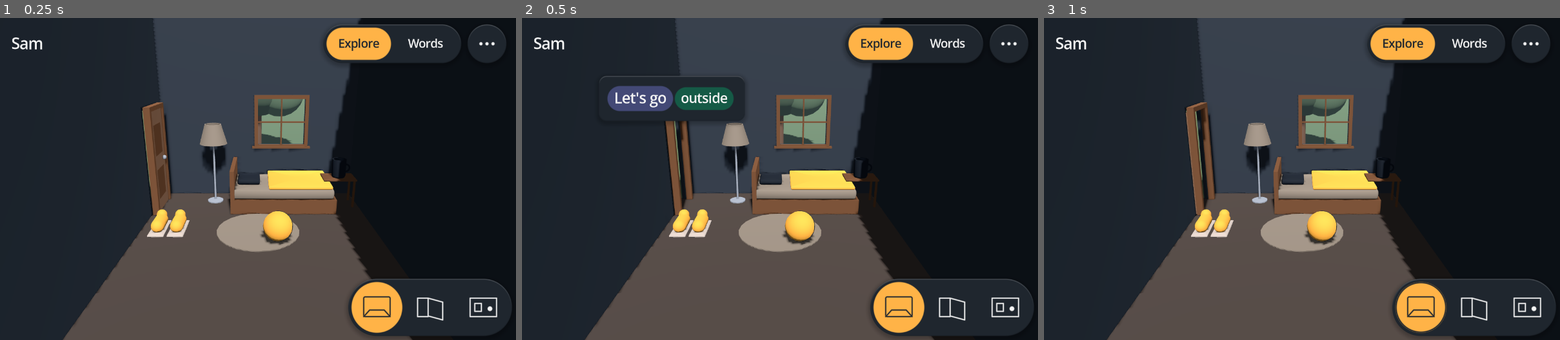
Above: before the commit, frames 1-3 (left to right).
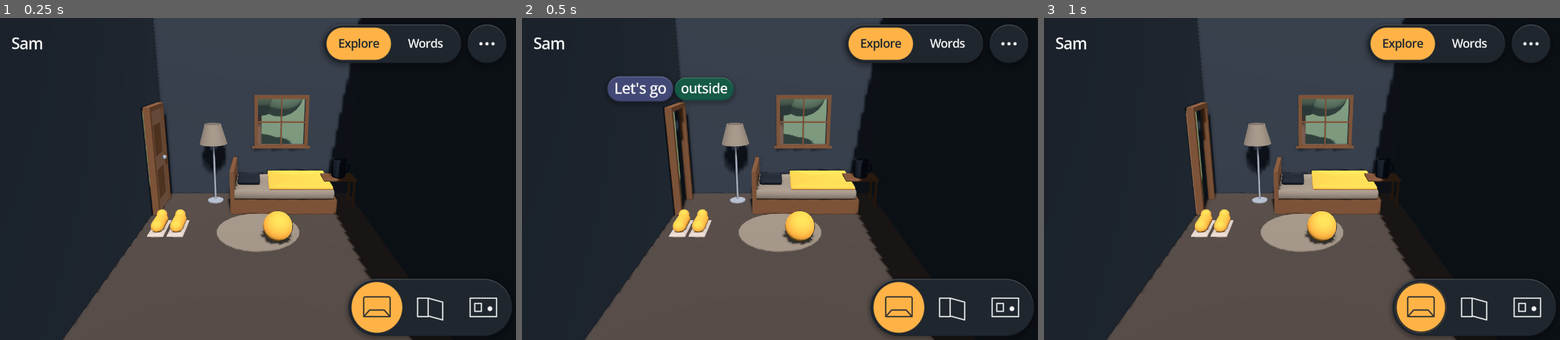
Above: after the commit, the same moments.

Repository: crashtestbrandt/alex
Game: Godot game, scene res://tools/instr/screenshot_probe.tscn
Two runs of this game, one before a commit and one after it. Both use one fixed random seed, a clock stepped at 60 frames per second and the inputs below. This scene is started directly instead of the project's main scene.
Inputs (mouse positions are in pixels of both pictures, inside the frame that each line leads up to):
- Up to frame 1 (0.25 s): no input
- Up to frame 2 (0.5 s): no input
- Up to frame 3 (1 s): click (1420, 307) at 0.52 s

Frame 1 is identical in both runs. In frame 2, 2.7% of the frame differs, in the area x 15-44%, y 18-33%; in frame 3, nothing differs.

Commit message:
feat(ui) float the room caption as bare chunk pills with the style's relief
- The caption over an object is a `ChunkRow` alone. The `SdfPanel` card behind it is gone.
- `ChunkRow.floating` gives the pills the preset's relief, the lit rim and the shadow, so they stand off the
  room. A tile's pills stay flat.
- The caption is placed again once wrapped pills settle their height.
- The room probe checks that the caption is bare pills with relief and that tile pills are flat.
- `docs/img/room.png` is re-rendered.

Co-Authored-By: Claude Opus 5.5 <noreply@anthropic.com>

Diff:
--- a/scripts/child/room_view.gd
+++ b/scripts/child/room_view.gd
@@ -17,6 +17,7 @@
 const VIEW_TWEEN_SECONDS: float = 0.7
 const WIDGET_MARGIN: float = 10.0
 const CAPTION_FONT_BASE: int = 28
+const CAPTION_MAX_PX: float = 504.0
 
 ## How long a moved view stays before it returns to the front. A probe shortens it.
 var idle_seconds: float = RecordOverlay.IDLE_SECONDS
@@ -229,51 +230,52 @@
 	_extent = _extent_for(_azimuth, _elevation)
 	_apply_camera()
 
-## Float `g`'s chunks above spot `s` for about `seconds`, each chunk marked in turn ([ChunkRow]).
+## Float `g`'s chunks above spot `s` for about `seconds`, each chunk marked in turn ([ChunkRow]). The pills
+## float on their own, with the style's relief and no card behind them.
 func show_chunks(s: Spot, g: Gestalt, seconds: float) -> void:
 	var b: SpotBody = _bodies.get(s.id, null)
 	if b == null:
 		return
 	_clear_captions()
-	var panel: SdfPanel = SdfPanel.new()
-	panel.mouse_filter = Control.MOUSE_FILTER_IGNORE
 	var row: ChunkRow = ChunkRow.new()
-	row.name = "Chunks"
+	row.name = "Caption"
+	row.floating = true
 	row.set_chunks(g.chunks, CAPTION_FONT_BASE)
-	panel.add_child(row)
-	_captions.add_child(panel)
-	var width: float = minf(560.0, safe_rect().size.x - 48.0)
-	row.fit_width(width - SdfPanel.CONTENT_MARGIN_PX * 2.0)
-	panel.custom_minimum_size.x = minf(width, row.natural_width() + SdfPanel.CONTENT_MARGIN_PX * 2.0)
-	panel.size.x = panel.custom_minimum_size.x
-	_place_caption.call_deferred(panel, b.top_point())
+	_captions.add_child(row)
+	var width: float = minf(CAPTION_MAX_PX, safe_rect().size.x - 48.0)
+	row.fit_width(width)
+	row.custom_minimum_size.x = minf(width, row.natural_width())
+	row.size.x = row.custom_minimum_size.x
+	# Wrapped pills settle their height a frame after the first sort; the caption is placed again when they do.
+	row.minimum_size_changed.connect(_place_caption.bind(row, b.top_point()), CONNECT_DEFERRED)
+	_place_caption.call_deferred(row, b.top_point())
 	row.play(seconds)
 	var scale_factor: float = Style.motion_scale()
 	var hold: float = maxf(seconds, ChunkRow.MIN_PHRASE_SECONDS)
 	if scale_factor <= 0.0:
-		get_tree().create_timer(hold + 0.5).timeout.connect(panel.queue_free)
+		get_tree().create_timer(hold + 0.5).timeout.connect(row.queue_free)
 		return
-	var tween: Tween = panel.create_tween()
+	var tween: Tween = row.create_tween()
 	tween.tween_interval(hold + 0.5)
-	tween.tween_property(panel, "modulate:a", 0.0, 0.4 * scale_factor)
-	tween.tween_callback(panel.queue_free)
+	tween.tween_property(row, "modulate:a", 0.0, 0.4 * scale_factor)
+	tween.tween_callback(row.queue_free)
 
 ## The caption on screen now, or null.
 func caption_row() -> ChunkRow:
 	for caption: Node in _captions.get_children():
 		if not caption.is_queued_for_deletion():
-			return caption.get_node_or_null("Chunks") as ChunkRow
+			return caption as ChunkRow
 	return null
 
-func _place_caption(panel: SdfPanel, at: Vector3) -> void:
-	if not is_instance_valid(panel) or panel.is_queued_for_deletion():
+func _place_caption(caption: Control, at: Vector3) -> void:
+	if not is_instance_valid(caption) or caption.is_queued_for_deletion():
 		return
-	panel.reset_size()
+	caption.reset_size()
 	var anchor: Vector2 = _camera.unproject_position(at)
 	var safe: Rect2 = safe_rect().grow(-16.0)
-	panel.position = Vector2(
-		clampf(anchor.x - panel.size.x / 2.0, safe.position.x, maxf(safe.position.x, safe.end.x - panel.size.x)),
-		clampf(anchor.y - panel.size.y - 12.0, safe.position.y, maxf(safe.position.y, safe.end.y - panel.size.y)))
+	caption.position = Vector2(
+		clampf(anchor.x - caption.size.x / 2.0, safe.position.x, maxf(safe.position.x, safe.end.x - caption.size.x)),
+		clampf(anchor.y - caption.size.y - 12.0, safe.position.y, maxf(safe.position.y, safe.end.y - caption.size.y)))
 
 func _clear_captions() -> void:
 	for caption: Node in _captions.get_children():
--- a/scripts/ui/chunk_row.gd
+++ b/scripts/ui/chunk_row.gd
@@ -2,7 +2,8 @@
 class_name ChunkRow
 ## A gestalt's chunks as a wrapping row of pills (docs/ui.md "Chunk colors"). Each pill is an [SdfShape] filled
 ## with its chunk's color (ChunkColors) behind a label in the style's text color, so contrast holds in every
-## preset. The tile on a board and the caption in the room are both one of these.
+## preset. The tile on a board and the caption in the room are both one of these. A caption floats over the
+## room with no card behind it, so its pills take the style's relief; a tile's pills sit flat on the tile.
 ##
 ## While the phrase plays, the chunk being spoken grows a little, by `SPOKEN_GROWTH` times
 ## [method Style.motion_scale]. At motion NONE it brightens instead, keeping its hue. The schedule follows the
@@ -15,6 +16,13 @@
 const SPOKEN_SECONDS: float = 0.12
 ## The shortest a phrase is paced over, so a fast one still shows each chunk.
 const MIN_PHRASE_SECONDS: float = 0.6
+
+## Whether the pills stand off what is behind them with the style's relief: the rim and the shadow.
+var floating: bool = false:
+	set(value):
+		floating = value
+		for pill: Pill in _pills:
+			pill.set_floating(value)
 
 var _pills: Array[Pill] = []
 var _tween: Tween = null
@@ -34,6 +42,7 @@
 	_pills.clear()
 	for chunk: String in chunks:
 		var pill: Pill = Pill.new(chunk, Style.font_px(font_base))
+		pill.set_floating(floating)
 		add_child(pill)
 		_pills.push_back(pill)
 
@@ -129,6 +138,13 @@
 	func body_scale() -> Vector2:
 		return _body.scale
 
+	## Below zero, the shape takes the style preset's relief.
+	func set_floating(on: bool) -> void:
+		_shape.relief = -1.0 if on else 0.0
+
+	func relief() -> float:
+		return _shape.relief
+
 	func fit_width(width: float) -> void:
 		var font: Font = _label.get_theme_font("font")
 		var text_width: float = ceilf(font.get_string_size(text, HORIZONTAL_ALIGNMENT_LEFT, -1, _font_px).x) + 2.0
--- a/tools/instr/room_probe.gd
+++ b/tools/instr/room_probe.gd
@@ -175,6 +175,7 @@
 		return
 	var caption_pills: Array[ChunkRow.Pill] = caption.pills()
 	_check(caption_pills.size() == 2 and caption_pills[0].text == "Let's go", "the caption holds the door's chunks")
+	_check(caption.get_parent().get_child_count() == 1 and caption_pills[0].relief() < 0.0, "the caption is bare pills with the style's relief")
 	for pill: ChunkRow.Pill in caption_pills:
 		_check(pill.color() == ChunkColors.color_for(pill.text, Style.current.chunk_palette), "caption '%s' takes its text's color" % pill.text)
 		_check(pill.fill() == pill.color(), "caption '%s' keeps its color at full motion" % pill.text)
@@ -189,6 +190,7 @@
 		return
 	var tile_pill: ChunkRow.Pill = tile.chunk_row().pills()[0]
 	_check(tile_pill.text == "Let's go" and tile_pill.fill() == caption_pills[0].color(), "\"Let's go\" is one color on the caption and the tile")
+	_check(tile_pill.relief() == 0.0, "a tile's pills sit flat")
 
 	var previous: StylePreset = Style.current
 	Style.apply(StylePreset.load_by_id("quiet"))
Binary file changed: docs/img/room.png
Not shown, changed: docs/ui.md
